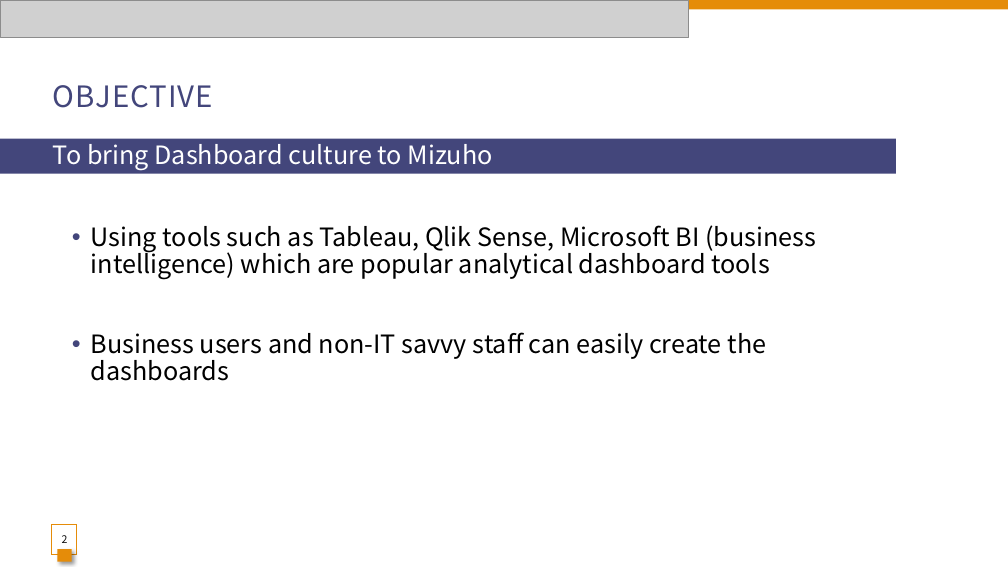
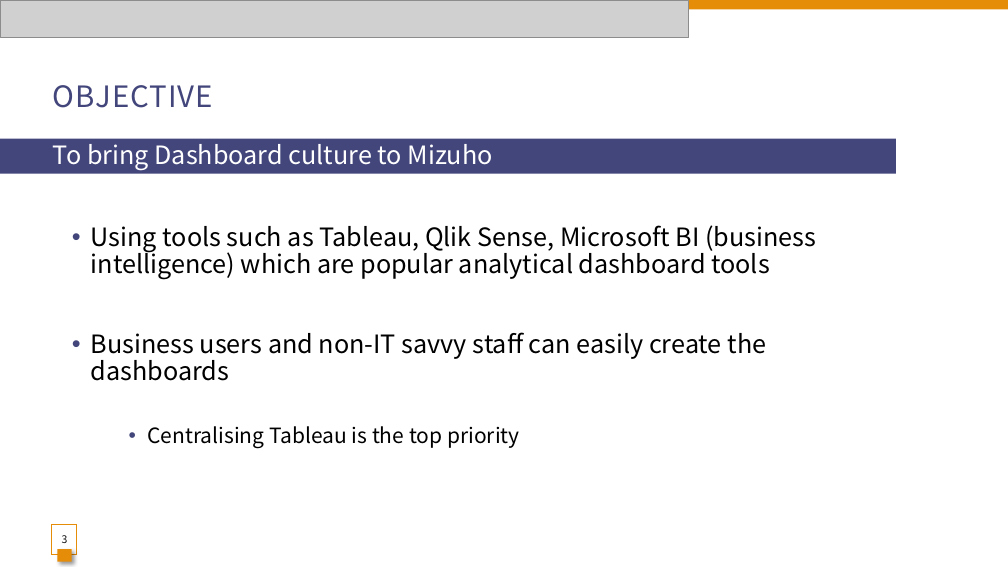
Before and after one commit to xiangshang4/RMD, a slide deck: slide 3 of Mizuho dashboard.pptx (slide 2 before the commit). Drawn at 1008x567 pixels with LibreOffice and Linux fonts; fonts in the diff are those of the drawing; grey boxes stand for pictures. Boxes give left, top, right and bottom in pixels: in the first picture for what was removed or moved away, otherwise in the second. Text is boxed around its words. In the diff, an @@ line names an element or a change of style, - is before the commit and + after.

```diff
--- a/Mizuho dashboard.pptx
+++ b/Mizuho dashboard.pptx
@@ text at [147, 426, 520, 448]: paragraph added @@
+        • Centralising Tableau is the top priority
@@ page number at [62, 535, 68, 543]: text changed @@
-2
+3
```
Also in this commit, not shown: 4 other slides changed, 13 slides added.
